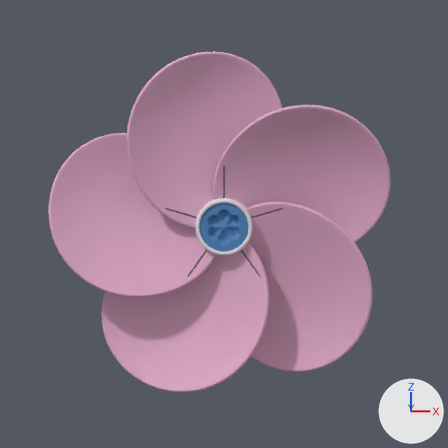
The Blender file pages/smile-flower/assets/flower.blend, before and after one commit.
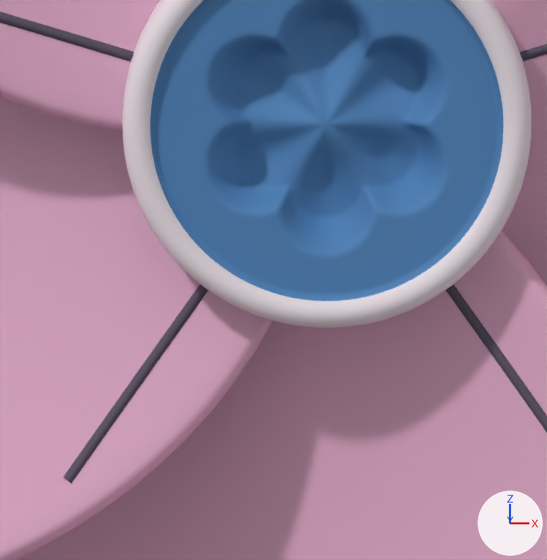
The first picture shows the older version from the file's camera 'Flower Camera'. The close-ups show the older and then the newer version on the part from 40% to 57% of the width and 47% to 64% of the height of that picture. Only the edits that show in the close-ups are written down. Every picture has the same lights, and +X, +Y and +Z are marked at lower right.

The first close-up shows 'Flower'.
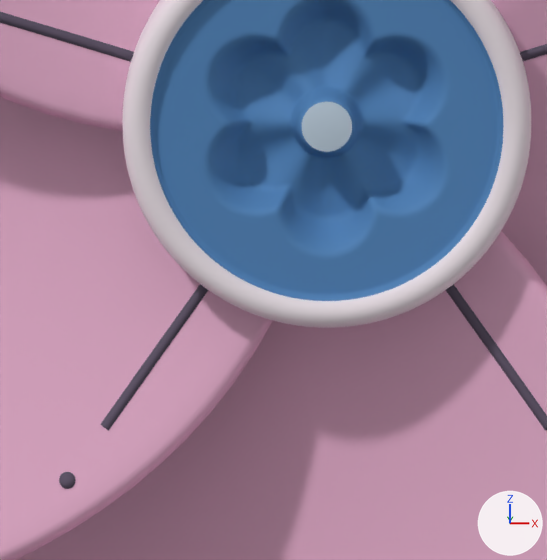
Changed parts and their boxes [x1, y1, x2, y2] in the close-ups (547 x 560 px; the box of a moved part takes in the faces that stretch with it):
part 1 of me_five_outer_petals_and_a_six_lobed_engraved_center_001, moved or reshaped: before [13, 16, 547, 477]; after [1, 13, 547, 489]
part 2 of me_five_outer_petals_and_a_six_lobed_engraved_center_001, recoloured: before [309, 103, 345, 144]; after [302, 102, 352, 152]

Diff of the bpy script that builds the scene:
```diff
--- a/pages/smile-flower/assets/flower.blend.py
+++ b/pages/smile-flower/assets/flower.blend.py
@@ mat_flower___raised_center @@
+mat_flower___raised_center = principled_material('Flower · raised center')
+mat_flower___raised_center.base_color = (0.521, 0.631, 0.738)  # pale blue #bfd0df
+mat_flower___raised_center.roughness = 0.72
+mat_flower___raised_center.specular_ior_level = 0.175
@@ me_five_outer_petals_and_a_six_lobed_engraved_center_001 @@
 # used by ob_flower; location = (0.0, 0.0, 0.0)
-me_five_outer_petals_and_a_six_lobed_engraved_center_001.from_pydata(...)  # 39264 vertices, 39914 faces; spans x -1.0..0.95, y -0.23..0.02, z -0.95..1.0
+me_five_outer_petals_and_a_six_lobed_engraved_center_001.from_pydata(...)  # 40170 vertices, 40970 faces; spans x -1.0..0.95, y -0.23..0.02, z -0.95..1.0
+# me_five_outer_petals_and_a_six_lobed_engraved_center_001 part 1: 1299 vertices moved within x -0.33..0.33, y -0.16..-0.11, z -0.28..0.35; 1004 vertices removed from x -0.33..0.32, y -0.15..-0.13, z -0.27..0.35; 1910 vertices added at x -0.34..0.34, y -0.17..-0.11, z -0.29..0.36
+# me_five_outer_petals_and_a_six_lobed_engraved_center_001 part 2: 488 faces spanning x -0.02..0.02, y -0.16, z -0.02..0.02 switch from mat_flower___blue_enamel (blue #5486bb) to mat_flower___raised_center (pale blue #bfd0df)
 me_five_outer_petals_and_a_six_lobed_engraved_center_001.materials.append(mat_flower___rose_porcelain)
```
